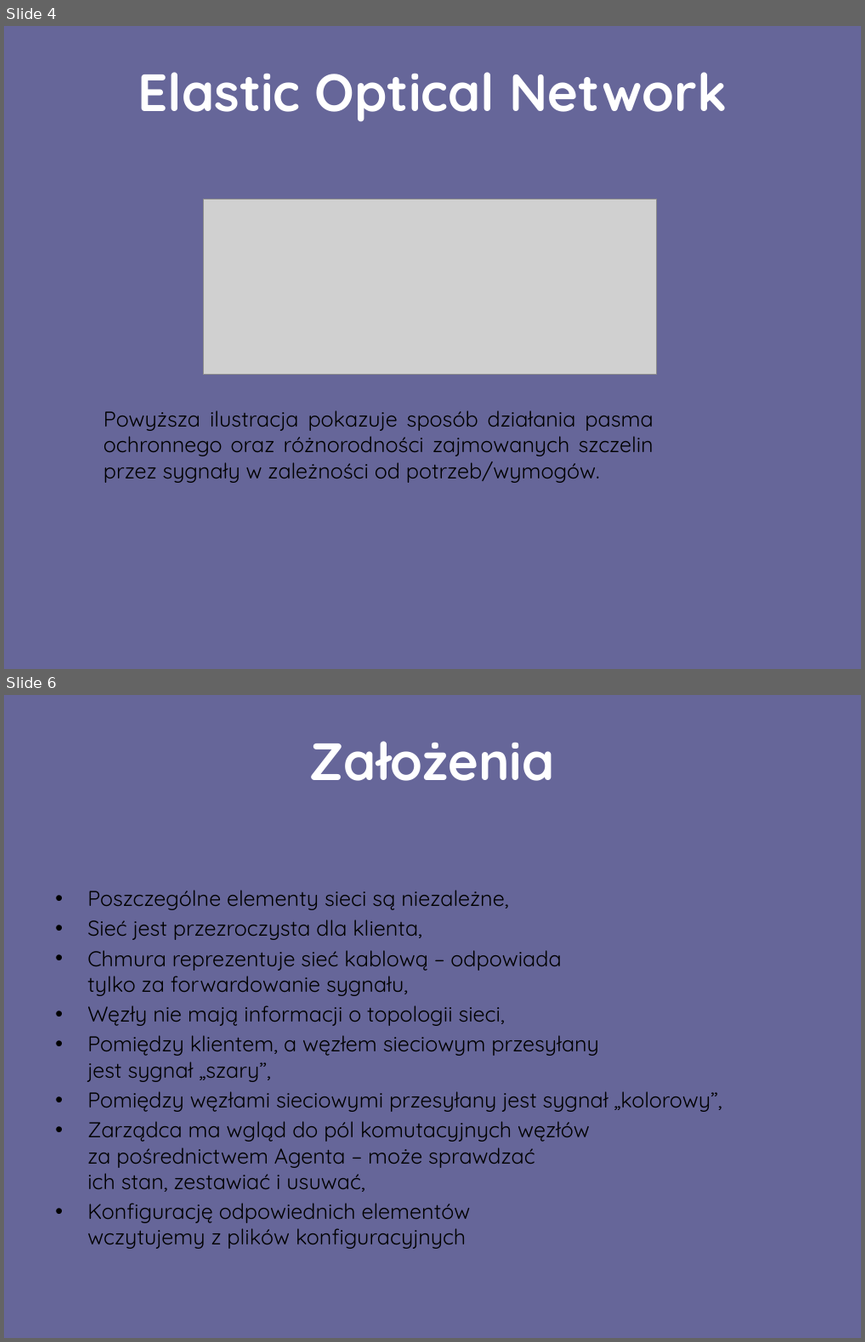
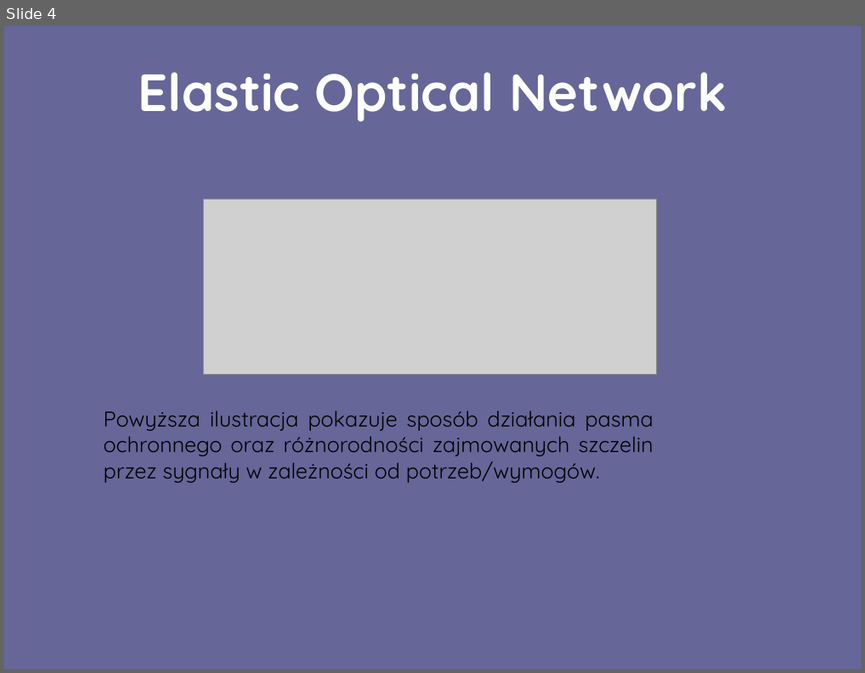
Before and after one commit to kpowojski/TSST_EON, a slide deck: Prezentacja.pptx. Shown one above the other, each under a label of ours: slides 4 and 6 before the commit, slide 4 after it; the slides between them are not shown. The pictures are 865x1342 and 865x673 pixels, drawn with LibreOffice and Linux fonts; fonts in the diff are those of the drawing; grey boxes stand for pictures; background and template pictures are left out. Boxes give left, top, right and bottom in pixels: in the first picture for what was removed or moved away, otherwise in the second. Text is boxed around its words. In the diff, an @@ line names an element or a change of style, - is before the commit and + after.

```diff
--- a/Prezentacja.pptx
+++ b/Prezentacja.pptx
@@ slide 6 removed at [4, 695, 861, 1338], background picture (left out) @@
@@ title removed at [310, 741, 555, 781] @@
-Założenia
@@ text removed at [87, 890, 721, 1248] @@
-• Poszczególne elementy sieci są niezależne,
-• Sieć jest przezroczysta dla klienta,
-• Chmura reprezentuje sieć kablową – odpowiada
-  tylko za forwardowanie sygnału,
-• Węzły nie mają informacji o topologii sieci,
-• Pomiędzy klientem, a węzłem sieciowym przesyłany
-  jest sygnał „szary”,
-• Pomiędzy węzłami sieciowymi przesyłany jest sygnał „kolorowy”,
-• Zarządca ma wgląd do pól komutacyjnych węzłów
-  za pośrednictwem Agenta – może sprawdzać
-  ich stan, zestawiać i usuwać,
-• Konfigurację odpowiednich elementów
-  wczytujemy z plików konfiguracyjnych
```
Also in this commit, not shown: 1 slide changed.
